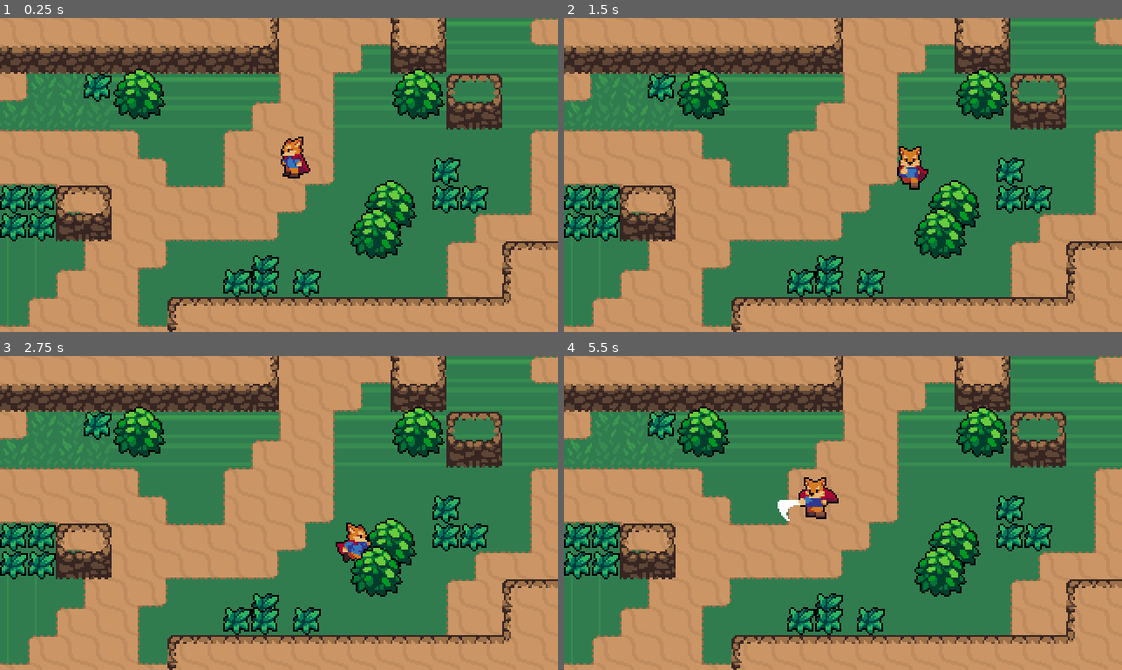
Above: before the commit, frames 1-4 (two rows, left to right).
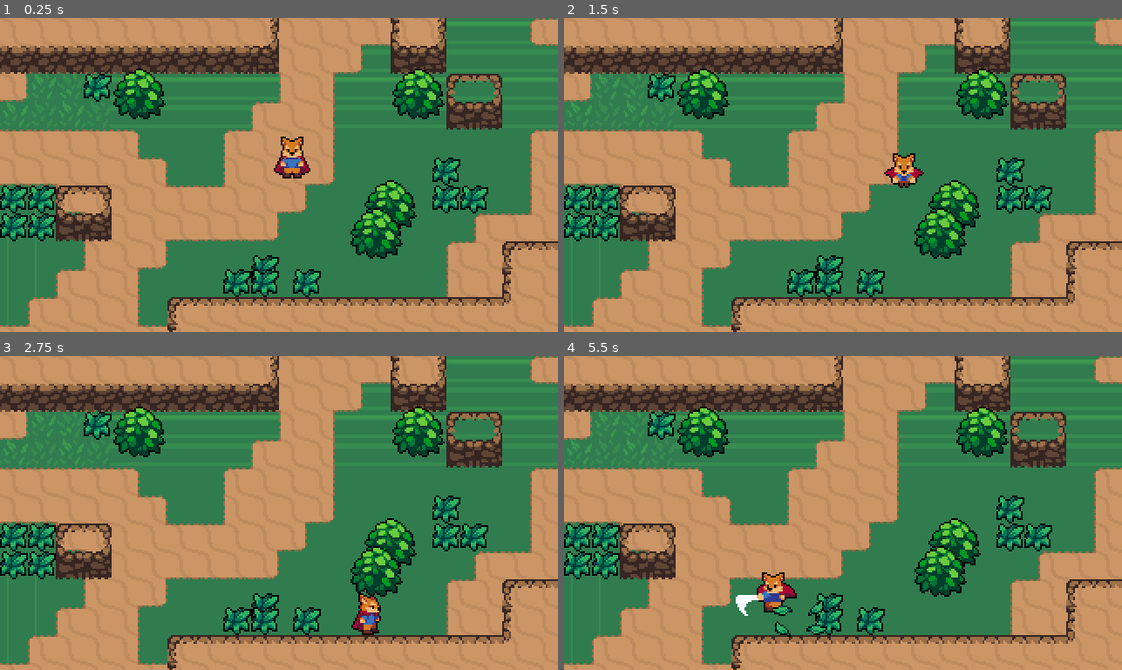
Above: after the commit, the same moments.

Repository: jniemibro/HeartBeast-Action-RPG-Tutorial
Game: Godot game, scene res://World.tscn
Two runs of this game, one before a commit and one after it. Both use one fixed random seed, a clock stepped at 60 frames per second and the inputs below.
Inputs (mouse positions are in pixels of both pictures, inside the frame that each line leads up to):
- Up to frame 1 (0.25 s): no input
- Up to frame 2 (1.5 s): tap Enter at 0.5 s; move the mouse to (965, 159) at 0.52 s; hold Right (ui_right) 0.53-1.28 s; click (965, 159) at 0.6 s; tap Space (roll, bound only after the commit) at 0.8, 1.35 s; move the mouse to (731, 190) at 1.27 s; hold Down (ui_down) from 1.28 s (still down)
- Up to frame 3 (2.75 s): click (167, 528) at 1.55 s; move the mouse to (334, 443) at 2.02 s; release Down (ui_down) at 2.03 s; hold Right (ui_right) from 2.03 s (still down); click (334, 443) at 2.1 s; tap Space (roll, bound only after the commit) at 2.3 s
- Up to frame 4 (5.5 s): move the mouse to (815, 575) at 2.77 s; release Right (ui_right) at 2.78 s; hold Up (ui_up) 2.78-3.53 s; tap Space (roll, bound only after the commit) at 2.85, 3.8, 4.35, 5.3 s; click (815, 575) at 3.05 s; move the mouse to (1010, 560) at 3.52 s; hold Left (ui_left) 3.53-5.03 s; click (1010, 560) at 3.6 s; move the mouse to (675, 465) at 4.27 s; click (675, 465) at 4.55 s; move the mouse to (870, 513) at 5.02 s; hold Down (ui_down) from 5.03 s (still down); click (870, 513) at 5.1 s

The runs differ from the first frame. In frame 1, 0.3% of the frame differs, in the area x 49-55%, y 37-52%; in frame 2, 0.6%; in frame 3, 1.0%; in frame 4, 2.0%, in the area x 30-50%, y 38-90%.

Commit message:
Completed Part 12
-added roll

Diff:
--- a/2D Action RPG Project/Scenes/Player.tscn
+++ b/2D Action RPG Project/Scenes/Player.tscn
@@ -290,6 +290,126 @@
 "transitions": PoolRealArray( 1 ),
 "update": 1,
 "values": [ 9 ]
+}
+
+[sub_resource type="Animation" id=36]
+resource_name = "RollDown"
+length = 0.5
+tracks/0/type = "value"
+tracks/0/path = NodePath("Sprite:frame")
+tracks/0/interp = 1
+tracks/0/loop_wrap = true
+tracks/0/imported = false
+tracks/0/enabled = true
+tracks/0/keys = {
+"times": PoolRealArray( 0, 0.1, 0.2, 0.3, 0.4 ),
+"transitions": PoolRealArray( 1, 1, 1, 1, 1 ),
+"update": 1,
+"values": [ 55, 56, 57, 58, 59 ]
+}
+tracks/1/type = "method"
+tracks/1/path = NodePath(".")
+tracks/1/interp = 1
+tracks/1/loop_wrap = true
+tracks/1/imported = false
+tracks/1/enabled = true
+tracks/1/keys = {
+"times": PoolRealArray( 0.5 ),
+"transitions": PoolRealArray( 1 ),
+"values": [ {
+"args": [  ],
+"method": "roll_anim_finished"
+} ]
+}
+
+[sub_resource type="Animation" id=38]
+resource_name = "RollLeft"
+length = 0.5
+tracks/0/type = "value"
+tracks/0/path = NodePath("Sprite:frame")
+tracks/0/interp = 1
+tracks/0/loop_wrap = true
+tracks/0/imported = false
+tracks/0/enabled = true
+tracks/0/keys = {
+"times": PoolRealArray( 0, 0.1, 0.2, 0.3, 0.4 ),
+"transitions": PoolRealArray( 1, 1, 1, 1, 1 ),
+"update": 1,
+"values": [ 50, 51, 52, 53, 54 ]
+}
+tracks/1/type = "method"
+tracks/1/path = NodePath(".")
+tracks/1/interp = 1
+tracks/1/loop_wrap = true
+tracks/1/imported = false
+tracks/1/enabled = true
+tracks/1/keys = {
+"times": PoolRealArray( 0.5 ),
+"transitions": PoolRealArray( 1 ),
+"values": [ {
+"args": [  ],
+"method": "roll_anim_finished"
+} ]
+}
+
+[sub_resource type="Animation" id=39]
+resource_name = "RollRight"
+length = 0.5
+tracks/0/type = "value"
+tracks/0/path = NodePath("Sprite:frame")
+tracks/0/interp = 1
+tracks/0/loop_wrap = true
+tracks/0/imported = false
+tracks/0/enabled = true
+tracks/0/keys = {
+"times": PoolRealArray( 0, 0.1, 0.2, 0.3, 0.4 ),
+"transitions": PoolRealArray( 1, 1, 1, 1, 1 ),
+"update": 1,
+"values": [ 40, 41, 42, 43, 44 ]
+}
+tracks/1/type = "method"
+tracks/1/path = NodePath(".")
+tracks/1/interp = 1
+tracks/1/loop_wrap = true
+tracks/1/imported = false
+tracks/1/enabled = true
+tracks/1/keys = {
+"times": PoolRealArray( 0.5 ),
+"transitions": PoolRealArray( 1 ),
+"values": [ {
+"args": [  ],
+"method": "roll_anim_finished"
+} ]
+}
+
+[sub_resource type="Animation" id=37]
+resource_name = "RollUp"
+length = 0.5
+tracks/0/type = "value"
+tracks/0/path = NodePath("Sprite:frame")
+tracks/0/interp = 1
+tracks/0/loop_wrap = true
+tracks/0/imported = false
+tracks/0/enabled = true
+tracks/0/keys = {
+"times": PoolRealArray( 0, 0.1, 0.2, 0.3, 0.4 ),
+"transitions": PoolRealArray( 1, 1, 1, 1, 1 ),
+"update": 1,
+"values": [ 45, 46, 47, 48, 49 ]
+}
+tracks/1/type = "method"
+tracks/1/path = NodePath(".")
+tracks/1/interp = 1
+tracks/1/loop_wrap = true
+tracks/1/imported = false
+tracks/1/enabled = true
+tracks/1/keys = {
+"times": PoolRealArray( 0.5 ),
+"transitions": PoolRealArray( 1 ),
+"values": [ {
+"args": [  ],
+"method": "roll_anim_finished"
+} ]
 }
 
 [sub_resource type="Animation" id=7]
@@ -406,6 +526,31 @@
 max_space = Vector2( 1, 1.1 )
 blend_mode = 1
 
+[sub_resource type="AnimationNodeAnimation" id=43]
+animation = "RollDown"
+
+[sub_resource type="AnimationNodeAnimation" id=44]
+animation = "RollUp"
+
+[sub_resource type="AnimationNodeAnimation" id=45]
+animation = "RollLeft"
+
+[sub_resource type="AnimationNodeAnimation" id=46]
+animation = "RollRight"
+
+[sub_resource type="AnimationNodeBlendSpace2D" id=40]
+blend_point_0/node = SubResource( 43 )
+blend_point_0/pos = Vector2( 0, 1.1 )
+blend_point_1/node = SubResource( 44 )
+blend_point_1/pos = Vector2( 0, -1.1 )
+blend_point_2/node = SubResource( 45 )
+blend_point_2/pos = Vector2( -1, 0 )
+blend_point_3/node = SubResource( 46 )
+blend_point_3/pos = Vector2( 1, 0 )
+min_space = Vector2( -1, -1.1 )
+max_space = Vector2( 1, 1.1 )
+blend_mode = 1
+
 [sub_resource type="AnimationNodeAnimation" id=16]
 animation = "RunLeft"
 
@@ -438,18 +583,23 @@
 [sub_resource type="AnimationNodeStateMachineTransition" id=33]
 
 [sub_resource type="AnimationNodeStateMachineTransition" id=34]
-switch_mode = 2
-auto_advance = true
+
+[sub_resource type="AnimationNodeStateMachineTransition" id=41]
+
+[sub_resource type="AnimationNodeStateMachineTransition" id=42]
 
 [sub_resource type="AnimationNodeStateMachine" id=23]
 states/Attack/node = SubResource( 32 )
 states/Attack/position = Vector2( 184.75, 163.5 )
 states/Idle/node = SubResource( 15 )
 states/Idle/position = Vector2( 183.375, 84.875 )
+states/Roll/node = SubResource( 40 )
+states/Roll/position = Vector2( 184.062, -8.25 )
 states/Run/node = SubResource( 20 )
 states/Run/position = Vector2( 353.5, 85 )
-transitions = [ "Idle", "Run", SubResource( 21 ), "Run", "Idle", SubResource( 22 ), "Idle", "Attack", SubResource( 33 ), "Attack", "Idle", SubResource( 34 ) ]
+transitions = [ "Idle", "Run", SubResource( 21 ), "Run", "Idle", SubResource( 22 ), "Idle", "Attack", SubResource( 33 ), "Attack", "Idle", SubResource( 34 ), "Idle", "Roll", SubResource( 41 ), "Roll", "Idle", SubResource( 42 ) ]
 start_node = "Idle"
+graph_offset = Vector2( 32, -54 )
 
 [sub_resource type="AnimationNodeStateMachinePlayback" id=24]
 
@@ -483,6 +633,10 @@
 anims/IdleLeft = SubResource( 4 )
 anims/IdleRight = SubResource( 5 )
 anims/IdleUp = SubResource( 6 )
+anims/RollDown = SubResource( 36 )
+anims/RollLeft = SubResource( 38 )
+anims/RollRight = SubResource( 39 )
+anims/RollUp = SubResource( 37 )
 anims/RunDown = SubResource( 7 )
 anims/RunLeft = SubResource( 8 )
 anims/RunRight = SubResource( 9 )
@@ -494,6 +648,7 @@
 parameters/playback = SubResource( 24 )
 parameters/Attack/blend_position = Vector2( 0, 0 )
 parameters/Idle/blend_position = Vector2( 0, 0 )
+parameters/Roll/blend_position = Vector2( 0, 0 )
 parameters/Run/blend_position = Vector2( 0, 0 )
 
 [node name="HitboxPivot" type="Position2D" parent="."]
--- a/2D Action RPG Project/Scripts/Player.gd
+++ b/2D Action RPG Project/Scripts/Player.gd
@@ -1,8 +1,10 @@
 extends KinematicBody2D
 
 export var speed = 100
-const acceleration = 500
-const friction = 500
+
+const ROLL_SPEED = 100
+const ACCELERATION = 500
+const FRICTION = 500
 
 enum {
 	MOVE,
@@ -10,8 +12,11 @@
 	ATTACK
 }
 
+const START_VECTOR = Vector2.DOWN
+
 var state = MOVE
 var velocity = Vector2.ZERO
+var roll_vector = START_VECTOR
 
 onready var animationPlayer = $AnimationPlayer
 onready var animationTree = $AnimationTree
@@ -20,16 +25,17 @@
 func _ready():
 	animationTree.active = true
 	# match default blend pos for all anim states on start
-	animationTree.set("parameters/Idle/blend_position", Vector2.ZERO)
-	animationTree.set("parameters/Run/blend_position", Vector2.ZERO)
-	animationTree.set("parameters/Attack/blend_position", Vector2.ZERO)
+	animationTree.set("parameters/Idle/blend_position", START_VECTOR)
+	animationTree.set("parameters/Run/blend_position", START_VECTOR)
+	animationTree.set("parameters/Attack/blend_position", START_VECTOR)
+	animationTree.set("parameters/Roll/blend_position", START_VECTOR)
 
 func _process(delta):
 	match state:
 		MOVE:
 			move_state(delta)
 		ROLL:
-			pass
+			roll_state(delta)
 		ATTACK:
 			attack_state(delta)
 	# move_and_slide uses delta automatically
@@ -46,24 +52,28 @@
 	inputVector = inputVector.normalized()
 
 	if inputVector != Vector2.ZERO:
+		roll_vector = inputVector
 		animationTree.set("parameters/Idle/blend_position", inputVector)
 		animationTree.set("parameters/Run/blend_position", inputVector)
 		animationTree.set("parameters/Attack/blend_position", inputVector)
+		animationTree.set("parameters/Roll/blend_position", inputVector)
 		animationState.travel("Run")
-		velocity = velocity.move_toward(inputVector * speed, acceleration * delta)
+		velocity = velocity.move_toward(inputVector * speed, ACCELERATION * delta)
 	else:
 		animationState.travel("Idle")
-		velocity = velocity.move_toward(Vector2.ZERO, friction * delta)
+		velocity = velocity.move_toward(Vector2.ZERO, FRICTION * delta)
 
 	# move_and_slide uses delta automatically
 	#velocity = move_and_slide(velocity)
-
+	if Input.is_action_just_pressed("roll"):
+		state = ROLL
+		velocity = roll_vector * ROLL_SPEED
 	if Input.is_action_just_pressed("attack"):
 		state = ATTACK
 
 func attack_state(delta):
 	# smoothly slow down
-	velocity = velocity.move_toward(Vector2.ZERO, friction * delta)
+	velocity = velocity.move_toward(Vector2.ZERO, FRICTION * delta)
 	#velocity = Vector2.ZERO
 
 	animationState.travel("Attack")
@@ -71,6 +81,13 @@
 	#if animationState.get_current_node() != "Attack":
 	#	state = MOVE
 
+func roll_state(delta):
+	animationState.travel("Roll")
+
 # called from animations
 func attack_anim_finished():
 	state = MOVE
+
+func roll_anim_finished():
+	velocity *= 0.8
+	state = MOVE
--- a/2D Action RPG Project/project.godot
+++ b/2D Action RPG Project/project.godot
@@ -88,6 +88,12 @@
 , Object(InputEventKey,"resource_local_to_scene":false,"resource_name":"","device":0,"alt":false,"shift":false,"control":false,"meta":false,"command":false,"pressed":false,"scancode":16777238,"unicode":0,"echo":false,"script":null)
  ]
 }
+roll={
+"deadzone": 0.5,
+"events": [ Object(InputEventKey,"resource_local_to_scene":false,"resource_name":"","device":0,"alt":false,"shift":false,"control":false,"meta":false,"command":false,"pressed":false,"scancode":32,"unicode":0,"echo":false,"script":null)
+, Object(InputEventMouseButton,"resource_local_to_scene":false,"resource_name":"","device":0,"alt":false,"shift":false,"control":false,"meta":false,"command":false,"button_mask":0,"position":Vector2( 0, 0 ),"global_position":Vector2( 0, 0 ),"factor":1.0,"button_index":2,"pressed":false,"doubleclick":false,"script":null)
+ ]
+}
 
 [layer_names]
 
Not shown: 1 places in 2D Action RPG Project/Scenes/Player.tscn that only renumber resources
